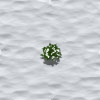
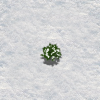
Revision of a layered 100 × 100 image; what changed, layer by layer:
painted on "Pasted Layer" over [0, 0, 100, 100]
